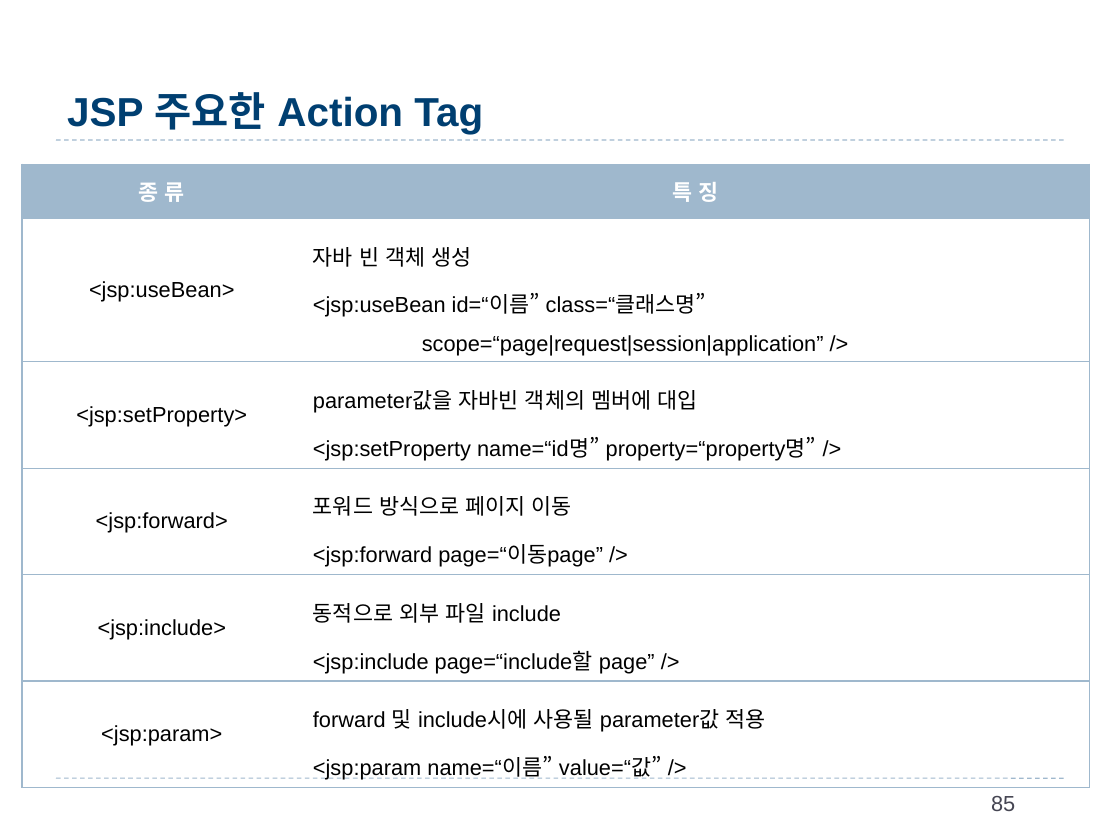
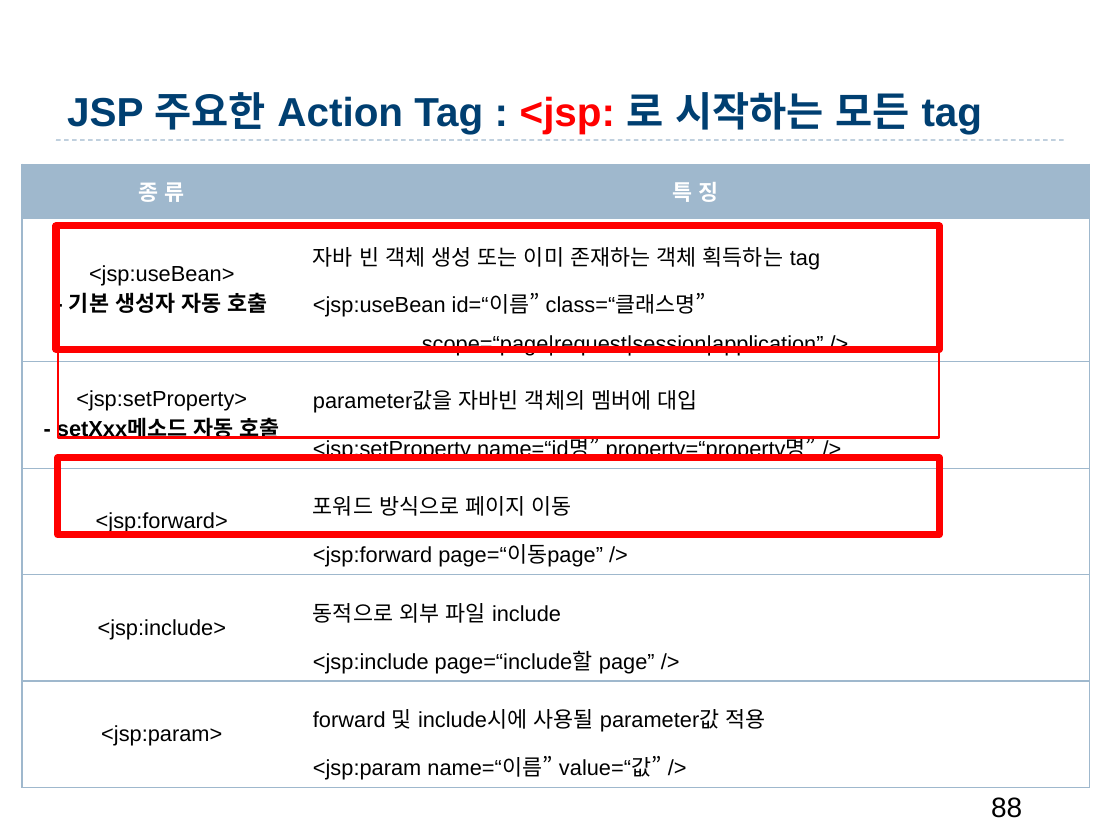
Before and after one commit to qfactor2013/BizStudyParallel, a slide deck: slide 88 of JSP_Servlet/4.Web[김혜경].pptx (slide 85 before the commit). Drawn at 1120x840 pixels with LibreOffice and Linux fonts; fonts in the diff are those of the drawing; background and template pictures are left out. Boxes give left, top, right and bottom in pixels: in the first picture for what was removed or moved away, otherwise in the second. Text is boxed around its words. In the diff, an @@ line names an element or a change of style, - is before the commit and + after.

```diff
--- a/JSP_Servlet/4.Web[김혜경].pptx
+++ b/JSP_Servlet/4.Web[김혜경].pptx
@@ title at [67,92,983,134]: text changed @@
-JSP 주요한 Action Tag
+JSP 주요한 Action Tag : <jsp: 로 시작하는 모든 tag
@@ table at [22,165,1090,784] @@
-row 2, column 1: <jsp:useBean>
+row 2, column 1: <jsp:useBean> / - 기본 생성자 자동 호출
-row 2, column 2: 자바 빈 객체 생성 / <jsp:useBean id=“이름” class=“클래스명” / scope=“page|request|session|application” />
+row 2, column 2: 자바 빈 객체 생성 또는 이미 존재하는 객체 획득하는 tag / <jsp:useBean id=“이름” class=“클래스명” / scope=“page|request|session|application” />
-row 3, column 1: <jsp:setProperty>
+row 3, column 1: <jsp:setProperty> / - setXxx메소드 자동 호출
@@ rectangle added at [56,226,940,349], outline #FF0000 4.5 pt @@
@@ rectangle added at [57,349,939,438], outline #FF0000 1.5 pt @@
@@ rectangle added at [57,458,939,535], outline #FF0000 4.5 pt @@
@@ line removed from (56, 778) to (1064, 778) @@
@@ page number at [991,797,1022,818]: text changed; size 14 to 18 pt; text colour #464653 to #000000 @@
-85
+88
```
Also in this commit, not shown: 111 other slides changed, 5 slides added, 2 slides removed, 48 other files.
